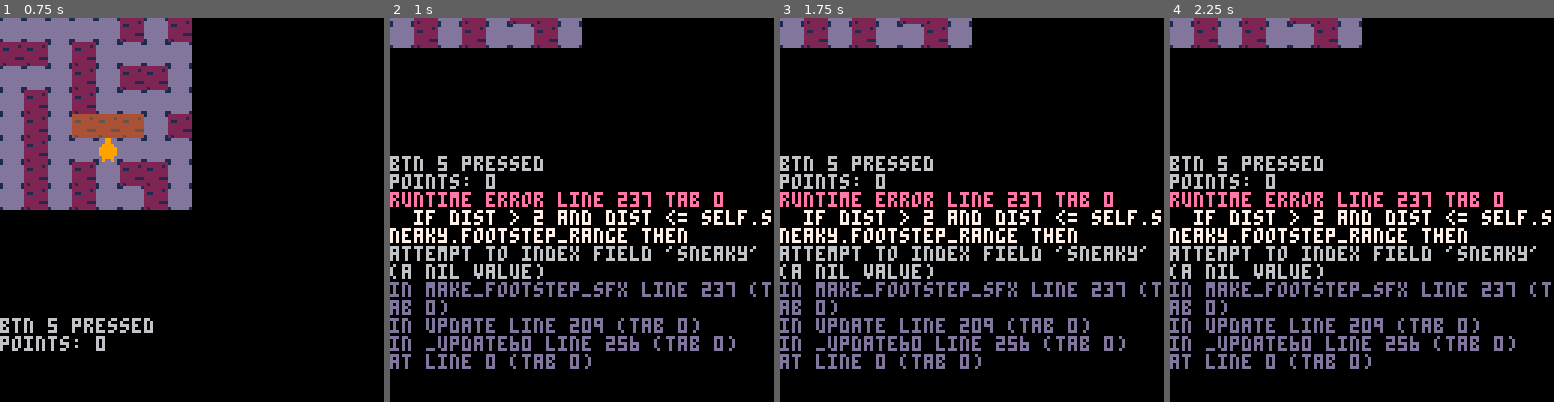
Above: before the commit, frames 1-4 (left to right).
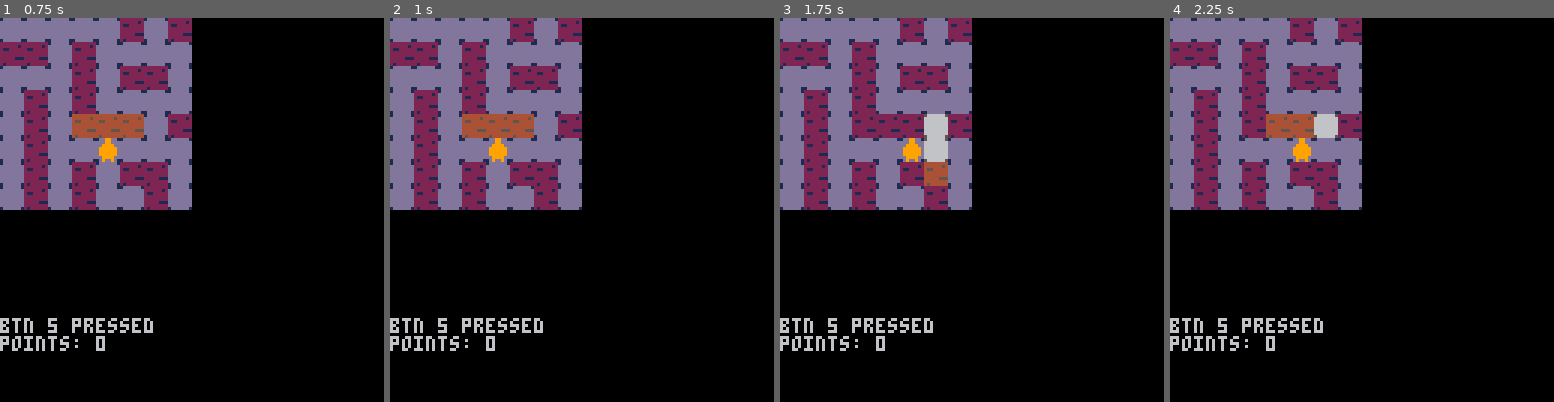
Above: after the commit, the same moments.

Repository: trashtiergames/gmtk-jam-2023
Game: PICO-8 cartridge gmtk-jam-2023.p8
Same seed, same stepped clock (60 frames per second), same inputs: the game is played once before the commit and once after it.
Inputs:
- Up to frame 1 (0.75 s): tap X (X key) at 0.33 s; tap O (Z key) at 0.7 s
- Up to frame 2 (1 s): no input
- Up to frame 3 (1.75 s): tap X (X key) at 1.07 s; hold Right from 1.6 s (still down); tap O (Z key) at 1.7 s
- Up to frame 4 (2.25 s): tap X (X key) at 1.85 s; release Right at 2.1 s; tap O (Z key) at 2.1 s; hold Up from 2.15 s (still down)

Frame 1 is identical in both runs. In frame 2, 34% of the frame differs, in the area x 0-100%, y 0-92%; in frame 3, 34%; in frame 4, 34%.
Error before the commit: runtime error line 237 tab 0; if dist > 2 and dist <= self.sneaky.footstep_range then; attempt to index field 'sneaky' (a nil value)

Commit message:
Fix a sneaky footstep bug

Diff:
--- a/sneaky.lua
+++ b/sneaky.lua
@@ -81,7 +81,7 @@
   y_dist = abs(sneaky.gy - player.gy)
   dist =  x_dist + y_dist
 
-  if dist > 2 and dist <= self.sneaky.footstep_range then
+  if dist > 2 and dist <= self.footstep_range then
     sfx(02)
   elseif dist == 2 then
     sfx(03)
